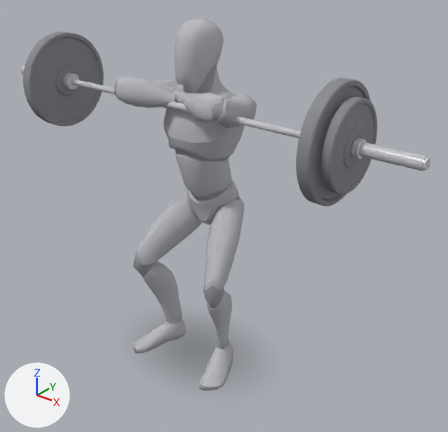
The glTF model app/src/main/assets/mannequins/front_squat.glb: old version first, new version second.
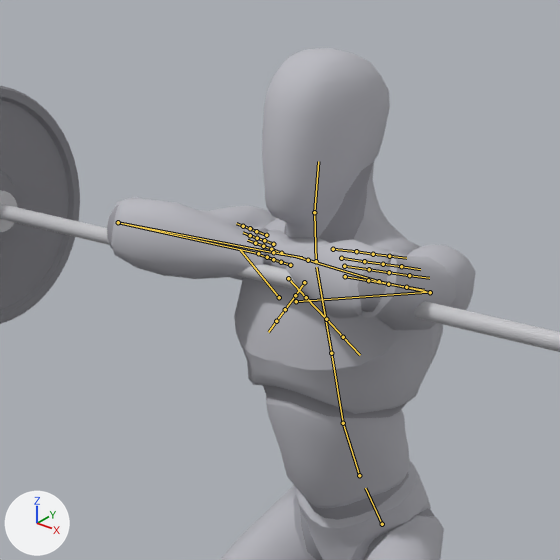
There are two pictures of each version: one whole from a 50 mm lens placed at (1.75, -1.97, 2.04), pointed at (0.12, 0.07, 0.78), one close up on the part from 16% to 65% of the width and 0% to 50% of the height. Lighting does not change. The marker at lower left points along +X, +Y and +Z. The last two pictures show the newer version. Both versions are drawn at frame 12 of the action 'lowering'; the numbers are the values there. The bones that change, and the others that lie on the model, are drawn over the model as lines in the close-ups.

In view in the first close-up: 'barbell_0', 'barbell_4', 'body', 'body_1' and 1 more.
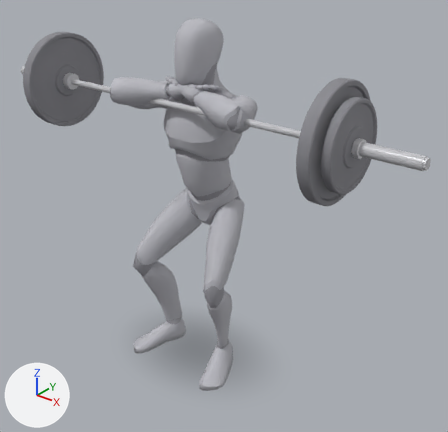
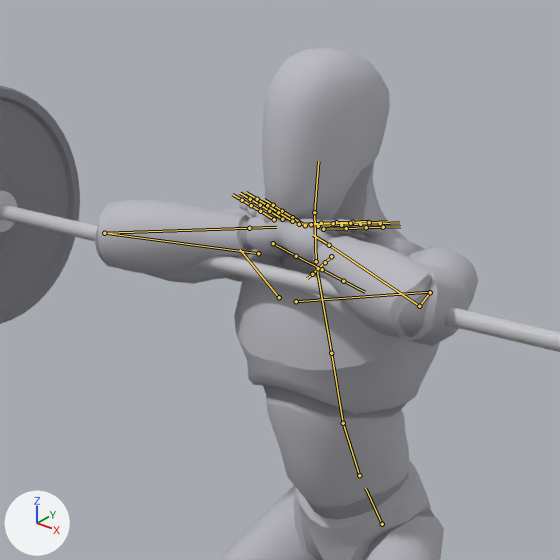
Where the change shows, as pixel boxes [x1, y1, x2, y2] in the close-ups (560 x 560 px):
'body', posed: before [107, 48, 476, 560]; after [98, 48, 478, 560]
'body_1', posed: before [107, 162, 434, 560]; after [95, 162, 434, 560]
bone 'upperarm_l', root to tip: before (430, 292) to (379, 281); after (430, 292) to (419, 306)
bone 'lowerarm_l', root to tip: before (379, 281) to (308, 260); after (419, 306) to (329, 245)
bone 'upperarm_r', root to tip: before (258, 253) to (118, 222); after (258, 253) to (104, 233)
bone 'lowerarm_r', root to tip: before (118, 222) to (273, 252); after (104, 233) to (249, 228)

What the commit changed:
Bone 'upperarm_l' (bone_upperarm_l) turns from (74, -35, -3) to (68, -36, -19) degrees about its own x, y and z.
Bone 'lowerarm_l' (bone_lowerarm_l) turns from (129, -21, 24) to (137, 6, -5) degrees about its own x, y and z.
Bone 'upperarm_r' (bone_upperarm_r) turns from (74, 35, 3) to (68, 36, 19) degrees about its own x, y and z.
Bone 'lowerarm_r' (bone_lowerarm_r) turns from (129, 21, -24) to (137, -6, 5) degrees about its own x, y and z.
